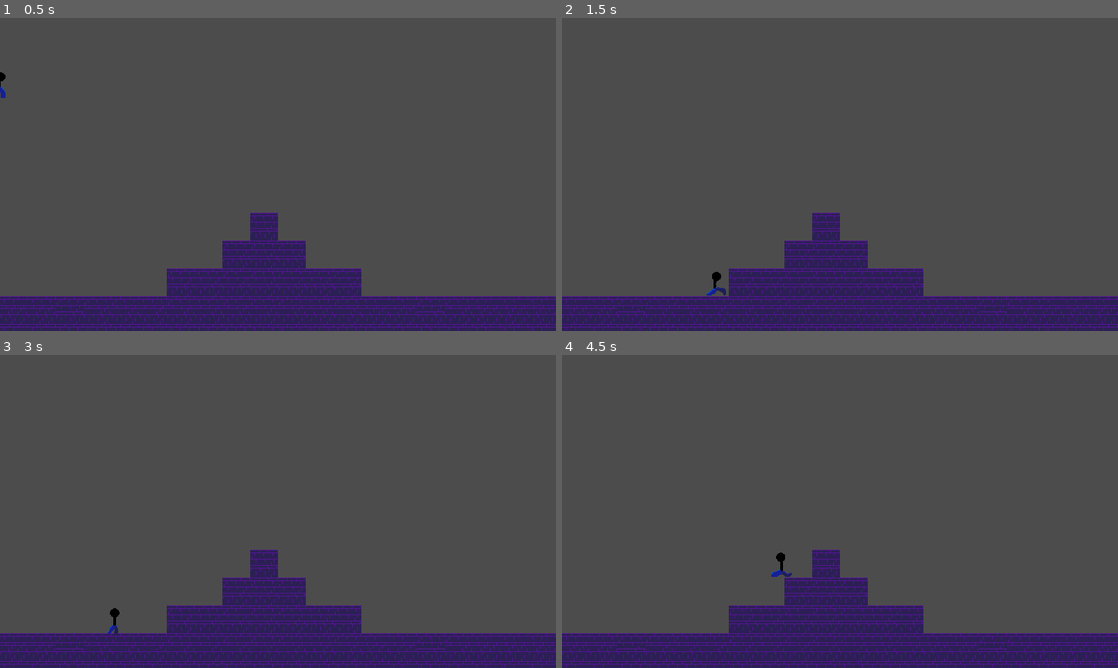
Above: before the commit, frames 1-4 (two rows, left to right).
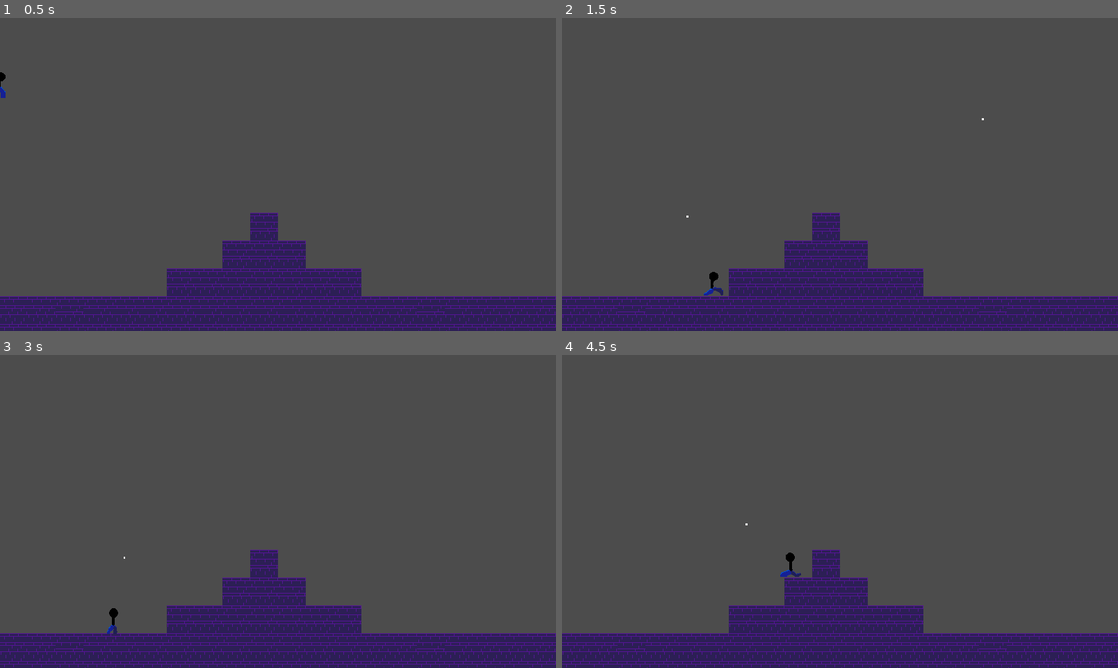
Above: after the commit, the same moments.

Repository: bendikjohansen/willow-whisper
Game: Godot game, scene res://Scenes/Grasslands.tscn
Same seed, same stepped clock (60 frames per second), same inputs: the game is played once before the commit and once after it. The project has no main scene, so this scene is started directly.
Inputs (mouse positions are in pixels of both pictures, inside the frame that each line leads up to):
- Up to frame 1 (0.5 s): no input
- Up to frame 2 (1.5 s): tap Enter at 0.5 s; move the mouse to (962, 158) at 0.52 s; press the mouse at (962, 158) at 0.53 s; hold D (move_right) from 0.53 s (still down); tap W (jump) at 0.77 s; move the mouse to (728, 190) at 1.27 s; release the mouse at (728, 190) at 1.28 s; click (728, 190) at 1.35 s
- Up to frame 3 (3 s): tap W (jump) at 1.52 s; move the mouse to (333, 442) at 2.02 s; release D (move_right) at 2.03 s; press the mouse at (333, 442) at 2.03 s; hold A (move_left) 2.03-2.78 s; move the mouse to (250, 574) at 2.77 s; release the mouse at (250, 574) at 2.78 s; hold D (move_right) from 2.78 s (still down); click (250, 574) at 2.85 s
- Up to frame 4 (4.5 s): tap W (jump) at 3.02, 3.77 s; move the mouse to (1006, 558) at 3.52 s; press the mouse at (1006, 558) at 3.53 s; move the mouse to (673, 464) at 4.27 s; release D (move_right) at 4.28 s; release the mouse at (673, 464) at 4.28 s; hold A (move_left) from 4.28 s (still down); click (673, 464) at 4.35 s

Frame 1 is identical in both runs. In frame 2, 0.1% of the frame differs, in the area x 22-76%, y 32-89%; in frame 3, less than 0.1%; in frame 4, 0.2%, in the area x 33-43%, y 53-71%.

Commit message:
Add shooting and aiming

Diff:
--- /dev/null
+++ b/Common/Barrel.gd
@@ -0,0 +1,17 @@
+extends Node2D
+
+onready var initial_position = position
+export(float) var radius = 15
+
+export(PackedScene) var Projectile = preload("res://Common/Projectile.tscn")
+
+func _input(event):
+	if event is InputEventMouseMotion:
+		var mouse_position = event.global_position
+		var parent_position = get_parent().global_position
+		position = initial_position.move_toward(mouse_position - parent_position, radius)
+	elif event.is_action_pressed("shoot"):
+		var projectile = Projectile.instance()
+		projectile.global_position = global_position
+		projectile.direction = position - initial_position
+		get_tree().root.add_child(projectile)
--- /dev/null
+++ b/Common/Projectile.gd
@@ -0,0 +1,9 @@
+extends KinematicBody2D
+
+export(float) var SPEED = 1000
+var direction = Vector2.RIGHT
+
+onready var velocity = direction.normalized() * SPEED
+
+func _physics_process(delta):
+	move_and_slide(velocity)
--- /dev/null
+++ b/Common/Projectile.tscn
@@ -0,0 +1,16 @@
+[gd_scene load_steps=4 format=2]
+
+[ext_resource path="res://Common/Projectile.gd" type="Script" id=1]
+[ext_resource path="res://Sprites/Projectile.png" type="Texture" id=2]
+
+[sub_resource type="RectangleShape2D" id=12]
+extents = Vector2( 2, 2 )
+
+[node name="Projectile" type="KinematicBody2D"]
+script = ExtResource( 1 )
+
+[node name="Sprite" type="Sprite" parent="."]
+texture = ExtResource( 2 )
+
+[node name="CollisionShape2D" type="CollisionShape2D" parent="."]
+shape = SubResource( 12 )
--- a/Scenes/Grasslands.tscn
+++ b/Scenes/Grasslands.tscn
@@ -1,8 +1,9 @@
-[gd_scene load_steps=15 format=2]
+[gd_scene load_steps=16 format=2]
 
-[ext_resource path="res://Worlds/StarterMap.tscn" type="PackedScene" id=1]
 [ext_resource path="res://Sprites/PlayerSpriteSheet.png" type="Texture" id=2]
 [ext_resource path="res://Common/Player.gd" type="Script" id=3]
+[ext_resource path="res://Common/Barrel.gd" type="Script" id=4]
+[ext_resource path="res://Worlds/StarterMap.tscn" type="PackedScene" id=6]
 
 [sub_resource type="AtlasTexture" id=10]
 atlas = ExtResource( 2 )
@@ -58,16 +59,20 @@
 
 [node name="Grasslands" type="Node2D"]
 
-[node name="StarterMap" parent="." instance=ExtResource( 1 )]
+[node name="StarterMap" parent="." instance=ExtResource( 6 )]
 
-[node name="KinematicBody2D" type="KinematicBody2D" parent="."]
+[node name="Player" type="KinematicBody2D" parent="."]
 script = ExtResource( 3 )
 
-[node name="AnimatedSprite" type="AnimatedSprite" parent="KinematicBody2D"]
+[node name="AnimatedSprite" type="AnimatedSprite" parent="Player"]
 frames = SubResource( 9 )
 animation = "Idle"
 playing = true
 
-[node name="CollisionShape2D" type="CollisionShape2D" parent="KinematicBody2D"]
+[node name="CollisionShape2D" type="CollisionShape2D" parent="Player"]
 position = Vector2( 0, 4 )
 shape = SubResource( 11 )
+
+[node name="Barrel" type="Node2D" parent="Player"]
+script = ExtResource( 4 )
+radius = 20.0
Binary file added: Sprites/Projectile.png
Not shown, added: Sprites/Projectile.png.import
